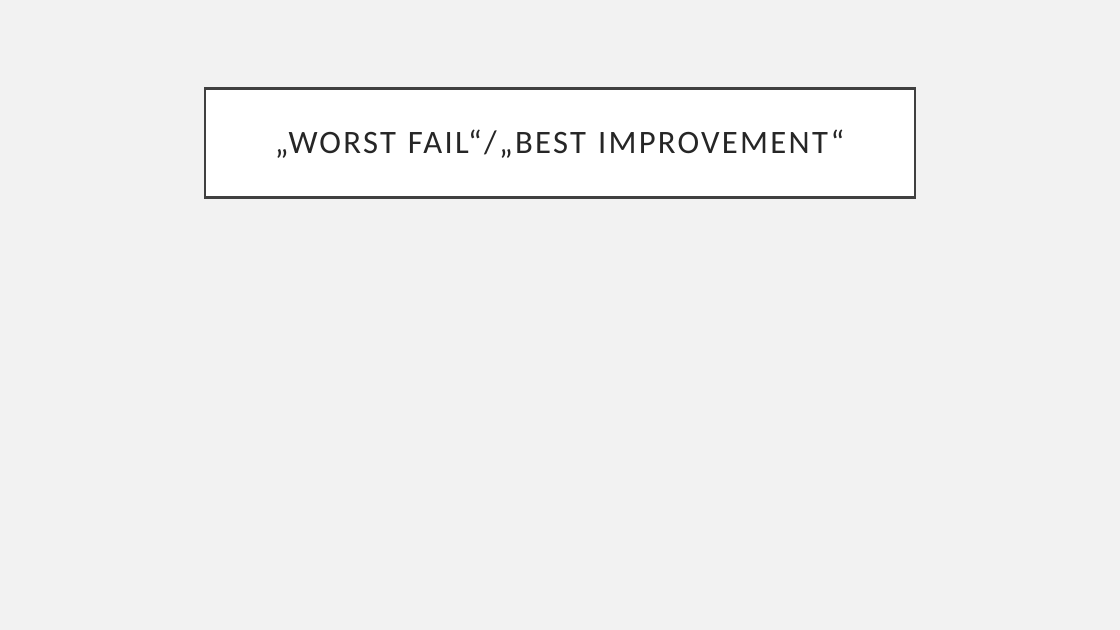
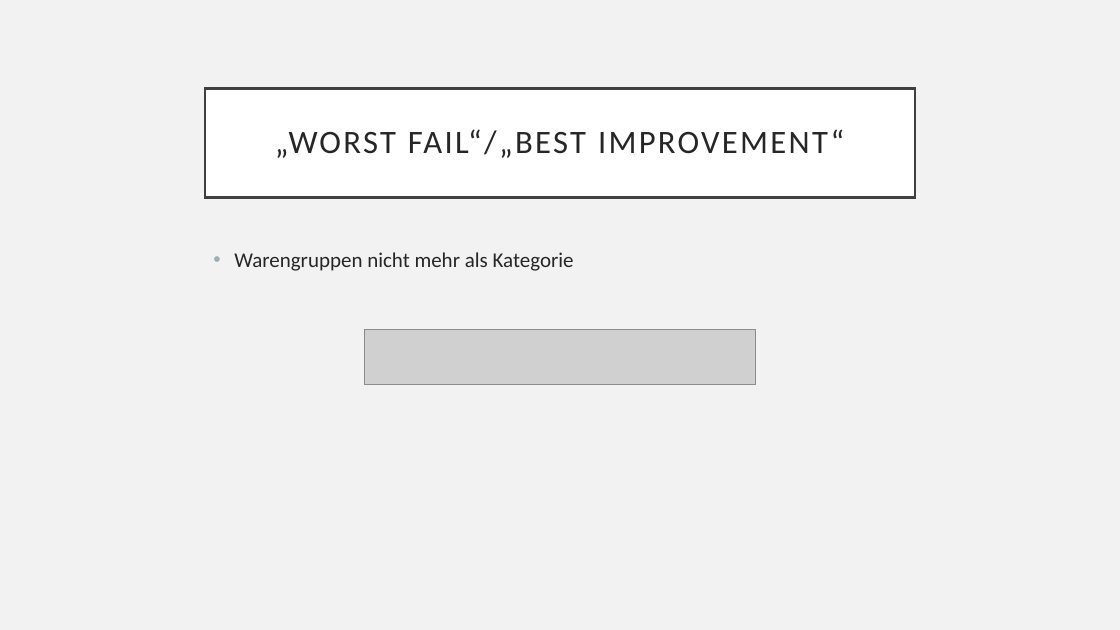
Before and after one commit to Tasinger/gruppe-2-projekt, a slide deck: slide 14 of 4_Presentation/Präsentation Gruppe 2.pptx (slide 13 before the commit). Drawn at 1120x630 pixels with LibreOffice and Linux fonts; fonts in the diff are those of the drawing; grey boxes stand for pictures. Boxes give left, top, right and bottom in pixels: in the first picture for what was removed or moved away, otherwise in the second. Text is boxed around its words. In the diff, an @@ line names an element or a change of style, - is before the commit and + after.

Commit message:
presentation

```diff
--- a/4_Presentation/Präsentation Gruppe 2.pptx
+++ b/4_Presentation/Präsentation Gruppe 2.pptx
@@ text added at [234,252,574,271], 18 pt, text #262626 @@
+• Warengruppen nicht mehr als Kategorie
@@ picture added at [365,329,756,385] @@
```
Also in this commit, not shown: 1 slide added.
